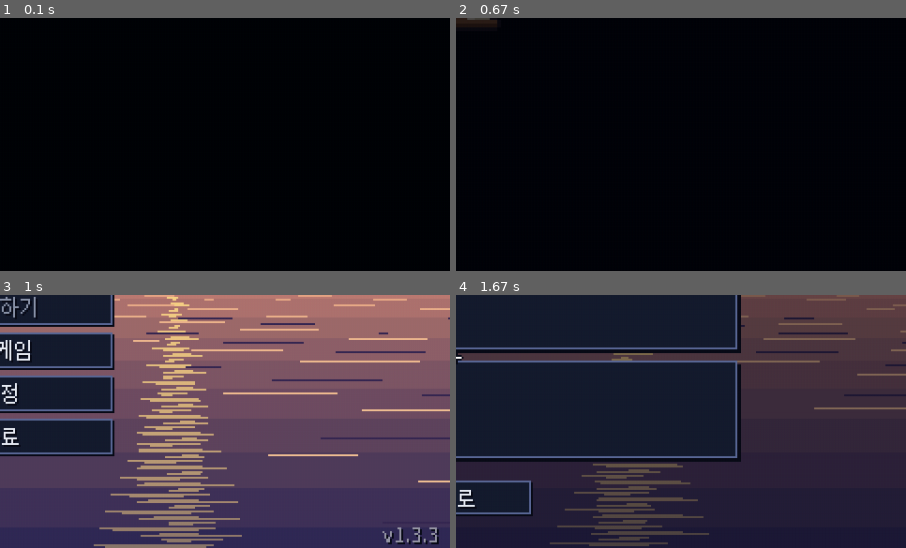
Above: before the commit, frames 1-4 (two rows, left to right).
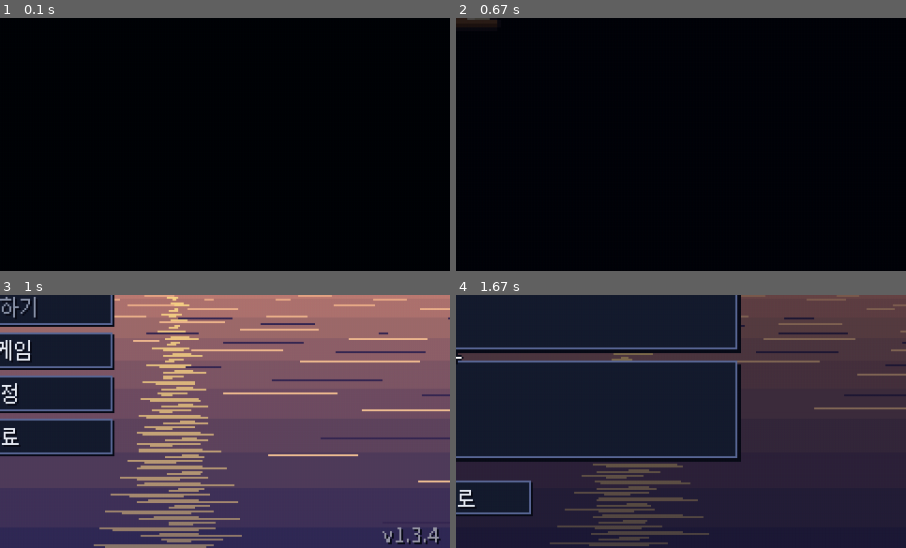
Above: after the commit, the same moments.

Repository: sinsiu60/fishingplanet
Game: pygame game, started from main.py
Two runs of this game, one before a commit and one after it. Both use one fixed random seed, a clock stepped at 60 frames per second and the inputs below.
Inputs (mouse positions are % of the whole screen's width and height, from its top left):
- Up to frame 1 (0.1 s): no input
- Up to frame 2 (0.67 s): type "ann" at 0.33 s
- Up to frame 3 (1 s): tap Enter at 0.67 s; click (19, 74) at 0.93 s
- Up to frame 4 (1.67 s): click (26, 30) at 1.27 s; click (50, 62) at 1.63 s
The pictures show only the part of the screen within x 50-100%, y 50-100%; the shares and areas given below are measured in that part.

Frames 1-2 are identical in both runs. In frame 3, less than 0.1% of the frame differs, in the area x 94-98%, y 91-99%; in frame 4, nothing differs.

Commit message:
폰 성능 표시로 찾은 그리기 비용 줄이기: 글자 그림 기억, 물결 고정값 기억·정렬 없이 쓰기, 산 윤곽 기억, 출력 방식 표시, v1.3.4
Co-Authored-By: Claude Opus 5.5 <noreply@anthropic.com>
Claude-Session: https://claude.ai/code/session_01XkZZxEWm7K26sk4a4EAFMF

Diff:
--- a/src/render/screen.py
+++ b/src/render/screen.py
@@ -106,7 +106,9 @@
         # 창 형식이 캔버스와 다르면 transform.scale 로 창에 바로 쓸 수 없다 → 작은 캔버스를 창 형식으로 한 번 옮긴 뒤 확대
         self.same_fmt = (self.window.get_bitsize() == 32 and self.window.get_masks()[:3] == self.canvas.get_masks()[:3])
         self._conv = None if self.same_fmt else pygame.Surface((width, height), 0, self.window)
-        self.fmt_note = f"창 {fmt_name(self.window)} · 캔버스 {fmt_name(self.canvas)}"
+        import os
+        out = "GPU 확대" if self.gpu else ("CPU 확대 (안전 모드)" if os.environ.get("FP_SAFE") else "CPU 확대") if self.mobile else ""
+        self.fmt_note = f"창 {fmt_name(self.window)} · 캔버스 {fmt_name(self.canvas)}" + (f" · {out}" if out else "")
 
     def _src(self) -> pygame.Surface:
         """창 형식의 캔버스 (같으면 캔버스 그대로)."""
--- a/src/render/world.py
+++ b/src/render/world.py
@@ -224,14 +224,18 @@
         if len(memo) > 20000:
             memo.clear()
         base = int(round(off))
-        pts = [(0, hz + 1)]
-        for x in range(0, cam.width + 4, 3):
-            u = x + base
-            h = memo.get(u)
-            if h is None:
-                h = memo[u] = fn(u)  # 지형 높이는 위치마다 늘 같다 → 한 번만 계산 (폰 렉, v0.8.7)
-            pts.append((x, hz - h))
-        pts.append((cam.width, hz + 1))
+        pkey = (base, cam.width, hz)   # 둘러보지 않는 동안은 같은 윤곽 → 점 목록째 기억 (DESIGN.md 44)
+        pts = memo.get(pkey)
+        if pts is None:
+            pts = [(0, hz + 1)]
+            for x in range(0, cam.width + 4, 3):
+                u = x + base
+                h = memo.get(u)
+                if h is None:
+                    h = memo[u] = fn(u)  # 지형 높이는 위치마다 늘 같다 → 한 번만 계산 (폰 렉, v0.8.7)
+                pts.append((x, hz - h))
+            pts.append((cam.width, hz + 1))
+            memo[pkey] = pts
         pygame.draw.polygon(canvas, color, pts)
     if terrain == "peaks":
         # 봉우리 눈
@@ -346,9 +350,14 @@
         return out | np.uint32(am) if am else out
 
     @staticmethod
-    def _put(canvas, xs: np.ndarray, ys: np.ndarray, vals: np.ndarray) -> None:
-        """픽셀 쓰기 — 같은 자리에 여러 번이면 나중 것 (fill 을 차례로 부른 것과 같게)."""
+    def _put(canvas, xs: np.ndarray, ys: np.ndarray, vals: np.ndarray, dup: bool = True) -> None:
+        """픽셀 쓰기 — 같은 자리에 여러 번이면 나중 것 (fill 을 차례로 부른 것과 같게). dup=False = 겹치는 자리가 없음."""
         if not len(xs):
+            return
+        if not dup:
+            px = pygame.surfarray.pixels2d(canvas)
+            px[xs, ys] = vals
+            del px
             return
         h = canvas.get_height()
         lin = xs.astype(np.int64) * h + ys.astype(np.int64)
@@ -362,20 +371,36 @@
         cam = self.cam
         hz, H, W = cam.horizon, cam.height, cam.width
         light, dark = pal["wave_light"], pal["wave_dark"]
-        rows = []   # 줄마다 (번호, 거리, y0, 배율, 진폭, 마루 색)
-        for i, z in enumerate(self.depths):
-            y0 = cam.row_for_distance(z)
-            if y0 >= H:
-                continue
-            near = clamp(1.0 - z / 50.0, 0.25, 1.0)
-            crest = lerp_color(lerp_color(top, bottom, (y0 - hz) / (H - hz)), light, near)
-            rows.append((i, z, y0, cam.f / z, min(2.0, 5.0 / z) * amp_mult, crest))
-        if not rows:
+        rkey = (tuple(top), tuple(bottom), tuple(light), tuple(dark), hz, H, cam.f, cam.cam_h)
+        cache = self.__dict__.setdefault("_rows_cache", {})
+        st = cache.get(rkey)
+        if st is None:   # 줄마다 고정값 (번호 · 거리 · 배율 · y · 진폭 · 색) — 팔레트 · 화면이 같으면 그대로 (DESIGN.md 44)
+            rows = []
+            for i, z in enumerate(self.depths):
+                y0 = cam.row_for_distance(z)
+                if y0 >= H:
+                    continue
+                near = clamp(1.0 - z / 50.0, 0.25, 1.0)
+                crest = lerp_color(lerp_color(top, bottom, (y0 - hz) / (H - hz)), light, near)
+                rows.append((i, z, y0, cam.f / z, min(2.0, 5.0 / z), crest))
+            n = len(rows)
+            st = None
+            if n:
+                ybase = np.empty(2 * n)
+                ybase[0::2] = [r[2] for r in rows]
+                ybase[1::2] = [r[2] + max(1, r[3] * 0.05) for r in rows]
+                cols = np.empty((2 * n, 3), dtype=np.int64)
+                cols[0::2] = [r[5] for r in rows]
+                cols[1::2] = tuple(dark)
+                st = dict(n=n, idx=np.array([r[0] for r in rows], dtype=np.float64), zz=np.array([r[1] for r in rows]),
+                          ss=np.array([r[3] for r in rows]), ybase=ybase, amp0=np.array([r[4] for r in rows]),
+                          vals=self._mapped(canvas, cols), near=(np.array([r[1] for r in rows]) < 18)[:, None])
+            if len(cache) > 32:
+                cache.clear()
+            cache[rkey] = st
+        if st is None:
             return
-        n = len(rows)
-        idx = np.array([r[0] for r in rows], dtype=np.float64)
-        zz = np.array([r[1] for r in rows])
-        ss = np.array([r[3] for r in rows])
+        n, idx, zz, ss, ybase = st["n"], st["idx"], st["zz"], st["ss"], st["ybase"]
         # 월드 좌우 좌표로 패턴을 만들어 둘러볼 때 수면이 같이 움직이게
         U = (self.xs[None, :] - cam.cx) / ss[:, None] + cam.yaw * zz[:, None]
         phase = t * (0.9 + 0.05 * idx) + idx * 1.7
@@ -383,14 +408,8 @@
         # 줄마다 [마루, 골] 두 칸 (골은 가까운 줄 z < 18 만)
         M = np.zeros((2 * n, W + 2), dtype=bool)
         M[0::2, 1:-1] = wave > 0.45
-        M[1::2, 1:-1] = (wave < -0.55) & (zz < 18)[:, None]
-        ybase = np.empty(2 * n)
-        ybase[0::2] = [r[2] for r in rows]
-        ybase[1::2] = [r[2] + max(1, r[3] * 0.05) for r in rows]
-        amps = np.repeat([r[4] for r in rows], 2)
-        cols = np.empty((2 * n, 3), dtype=np.int64)
-        cols[0::2] = [r[5] for r in rows]
-        cols[1::2] = tuple(dark)
+        M[1::2, 1:-1] = (wave < -0.55) & st["near"]
+        amps = np.repeat(st["amp0"] * amp_mult, 2)
         flat = M.ravel()
         d = np.diff(flat.view(np.int8))
         starts = np.flatnonzero(d == 1) + 1                 # 구간 시작 (평평하게 편 자리)
@@ -404,8 +423,9 @@
         xs = pix % (W + 2) - 1
         ys = ys_run[run]
         keep = (ys < H) & (ys >= 0)
-        vals = self._mapped(canvas, cols)[srow[run]]
-        self._put(canvas, xs[keep], ys[keep], vals[keep])
+        vals = st["vals"][srow[run]]
+        # 겹치는 자리는 numpy 가 앞에서부터 차례로 쓰므로 나중 줄이 남는다 (정렬로 골라낸 것과 같음 — 검사로 확인)
+        self._put(canvas, xs[keep], ys[keep], vals[keep], dup=False)
 
     def _draw_reflection(self, canvas, pal, bx: float, t: float, strength: float) -> None:
         cam = self.cam
@@ -439,7 +459,7 @@
         a, cnt, rows, vals = a[live], cnt[live], hz + r[live], self._mapped(canvas, cols[live])
         rep = np.repeat(np.arange(len(a)), cnt)
         offs = np.arange(cnt.sum()) - np.repeat(np.cumsum(cnt) - cnt, cnt)
-        self._put(canvas, a[rep] + offs, rows[rep], vals[rep])
+        self._put(canvas, a[rep] + offs, rows[rep], vals[rep], dup=False)   # 줄마다 다른 행 → 겹침 없음
 
 
 # ───────────────────────── 앞쪽 갈대 ─────────────────────────
@@ -496,6 +516,7 @@
 
     def draw(self, canvas, pal, cam, t: float, active_hz=None) -> None:
         warn = active_hz is not None and int(t * 6) % 2 == 0
+        pad_col = lerp_color(pal["reed"], pal["water_top"], 0.25)   # 줄기마다 다시 계산하지 않게
         for it in self.items:
             p = cam.project(it["x"], it["z"])
             if p is None:
@@ -507,7 +528,7 @@
             hot = warn and it["hz"] is active_hz
             if it["type"] == "weeds":
                 col = pal["reed"] if not hot else (200, 80, 60)
-                pad = lerp_color(pal["reed"], pal["water_top"], 0.25) if not hot else (220, 110, 80)
+                pad = pad_col if not hot else (220, 110, 80)
                 w = clamp(0.5 * s * k, 2, 26)
                 pygame.draw.ellipse(canvas, pad, (sx - w / 2, sy - max(1, w * 0.12), w, max(2, w * 0.25)))
                 h = clamp(0.7 * s * k, 3, 24)
--- a/src/ui/hud.py
+++ b/src/ui/hud.py
@@ -13,16 +13,31 @@
 def text(canvas, s: str, pos, color, size: int = 11, anchor: str = "topleft", shadow: bool | None = None) -> pygame.Rect:
     """shadow = None: 글자색이 밝으면 어두운 그림자, 어두운 글자(밝은 종이·말풍선 위)면 그림자 없음 — 검은 글자에 검은 그림자가
     겹치면 획이 뭉개져 읽기 힘들다."""
-    s = localize(s)  # 모바일이면 PC 조작 문구를 터치 문구로 (PC는 그대로)
-    font = get_font(size)
-    img = font.render(s, False, color)
+    img, sh = _rendered(s, color, size, shadow)
     rect = img.get_rect(**{anchor: pos})
-    if shadow is None:
-        shadow = 0.299 * color[0] + 0.587 * color[1] + 0.114 * color[2] >= 120
-    if shadow:
-        canvas.blit(font.render(s, False, SHADOW), rect.move(1, 1))
+    if sh is not None:
+        canvas.blit(sh, rect.move(1, 1))
     canvas.blit(img, rect)
     return rect
+
+
+_TXT: dict = {}
+
+
+def _rendered(s: str, color, size: int, shadow):
+    """(글자 그림, 그림자 그림 또는 None) — 같은 글자·색·크기는 한 번만 그린다 (폰에서 Font.render 가 프레임당 수 ms, DESIGN.md 44)."""
+    key = (s, tuple(color), size, shadow)
+    hit = _TXT.get(key)
+    if hit is None:
+        if len(_TXT) > 600:
+            _TXT.clear()
+        t = localize(s)  # 모바일이면 PC 조작 문구를 터치 문구로 (PC는 그대로)
+        font = get_font(size)
+        img = font.render(t, False, color)
+        if shadow is None:
+            shadow = 0.299 * color[0] + 0.587 * color[1] + 0.114 * color[2] >= 120
+        hit = _TXT[key] = (img, font.render(t, False, SHADOW) if shadow else None)
+    return hit
 
 
 # ── 색 태그 글자: "{purple}물이 조용해지거든{/}, 줄을…" (대사 강조 — 환상 힌트 등) ──
--- a/src/version.py
+++ b/src/version.py
@@ -1,2 +1,2 @@
 """게임 버전 (릴리즈 태그 v<VERSION>, buildozer.spec version 과 같게)."""
-VERSION = "1.3.3"
+VERSION = "1.3.4"
Not shown, changed: DESIGN.md
Not shown, changed: RELEASE_NOTES.md
Not shown, changed: buildozer.spec
